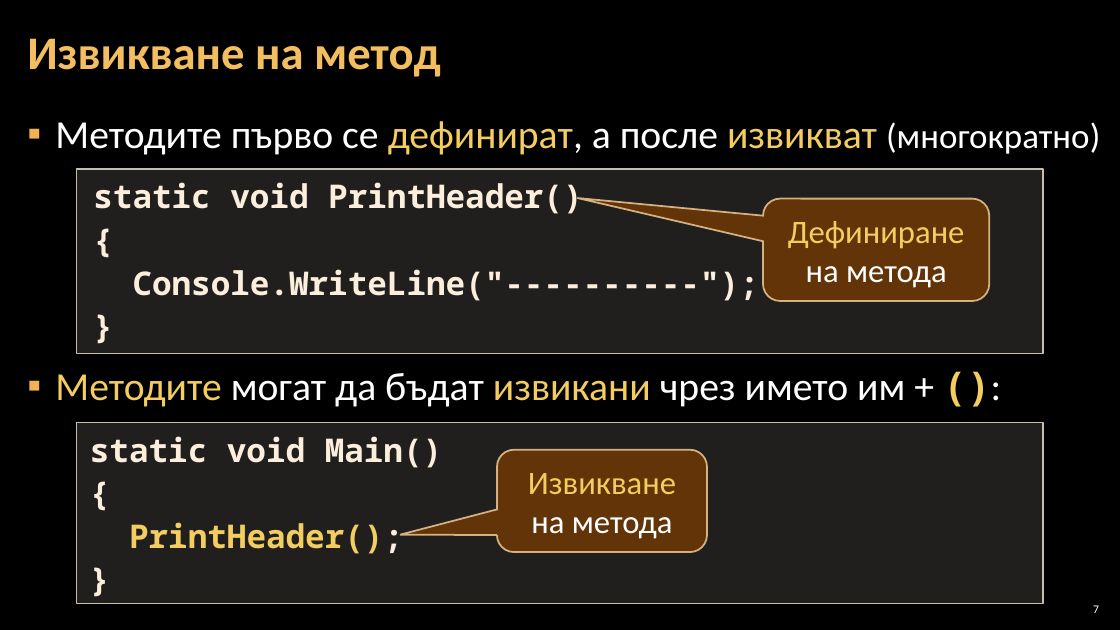
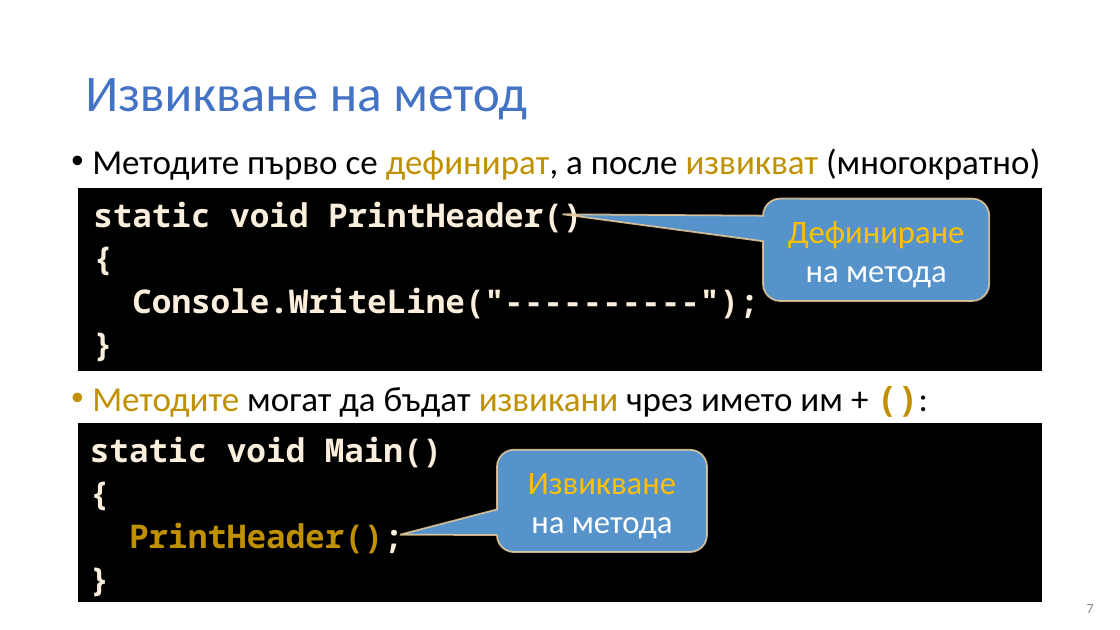
Before and after one commit to BG-IT-Edu/Free-Content, a slide deck: slide 7 of dmanolov/Информатика 11 клас, ПП (C#)/М0.Въведение в програмирането/06.Методи/06.1.Деклариране-и-извикване-на-методи.pptx. Drawn at 1120x630 pixels with LibreOffice and Linux fonts; fonts in the diff are those of the drawing; background and template pictures are left out. Boxes give left, top, right and bottom in pixels: in the first picture for what was removed or moved away, otherwise in the second. Text is boxed around its words. In the diff, an @@ line names an element or a change of style, - is before the commit and + after.

Commit message:
добавени материалите за методи

```diff
--- a/dmanolov/Информатика 11 клас, ПП (C#)/М0.Въведение в програмирането/06.Методи/06.1.Деклариране-и-извикване-на-методи.pptx
+++ b/dmanolov/Информатика 11 клас, ПП (C#)/М0.Въведение в програмирането/06.Методи/06.1.Деклариране-и-извикване-на-методи.pptx
@@ background picture (left out) to #FFFFFF @@
@@ title "Извикване на метод": place and size @@
-title "Извикване на метод" at (27,38,441,77)
+title "Извикване на метод" at (85,78,527,120)
@@ title "Извикване на метод" at (85,78,527,120): size 40 to 44 pt, text colour #F3BE60 to #4472C4, bold off @@
@@ text "Методите първо се дефинират, а ...": place and size @@
-text "Методите първо се дефинират, а ..." at (55,121,1100,407)
+text "Методите първо се дефинират, а ..." at (92,148,1040,417)
@@ text "Методите първо се дефинират, а ..." at (92,148,1040,417): size 34 to 30 pt in "Методите първо се дефинират, а после извикват", "Методите могат да бъдат извикани чрез името ..."; text colour #FFFFFF to #000000 in "Методите първо се дефинират, а после (многократно)", "могат да бъдат чрез името им + ..."; text colour #F3CD60 to #BF9000 in "дефинират, извикват", "Методите извикани ():"; bullet ▪ to •; less space between paragraphs @@
@@ rectangle "static void PrintHeader()" at (76,187,1043,371): fill #D9D5C7 at 15% opacity to #000000; outline #C7BFAC 1 pt to #FFFFFF 1.5 pt @@
@@ rectangle "static void PrintHeader()": place and size @@
-rectangle "static void PrintHeader()" at (76,169,1043,353)
+rectangle "static void PrintHeader()" at (76,187,1043,371)
@@ rounded speech box "Дефиниране на метода" at (763,198,989,301): text colour #F3CD60 to #FFC000 in "Дефиниране"; fill #663606 at 95% opacity to #5B9BD5 at 95% opacity; proportions changed @@
@@ rectangle "static void Main()" at (76,423,1043,603): fill #D9D5C7 at 15% opacity to #000000; outline #C7BFAC 1 pt to #FFFFFF 1.5 pt @@
@@ rounded speech box "Извикване на метода" at (497,450,707,552): text colour #F3CD60 to #FFC000 in "Извикване"; fill #663606 at 95% opacity to #5B9BD5 at 95% opacity @@
@@ text in rectangle at (129,522,403,554): text colour #F3CD60 to #BF9000 in "PrintHeader();" @@
@@ page number at (1087,604,1094,613): size 10 to 12 pt, text colour #FFFFFF to #8C8C8C @@
```
Also in this commit, not shown: 22 other slides changed, 6 other files.
